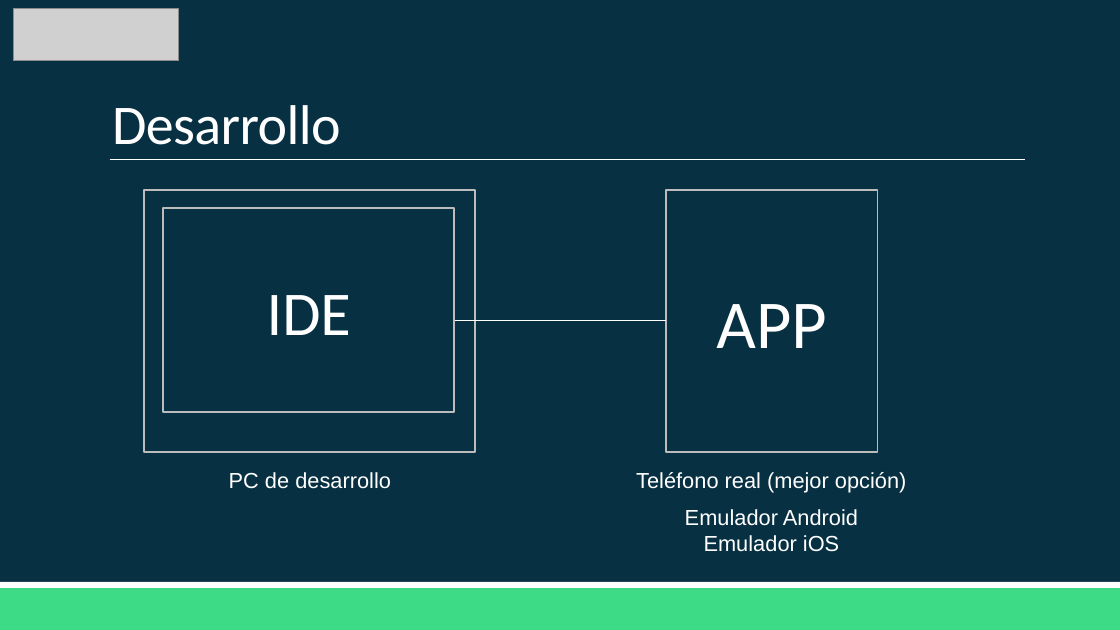
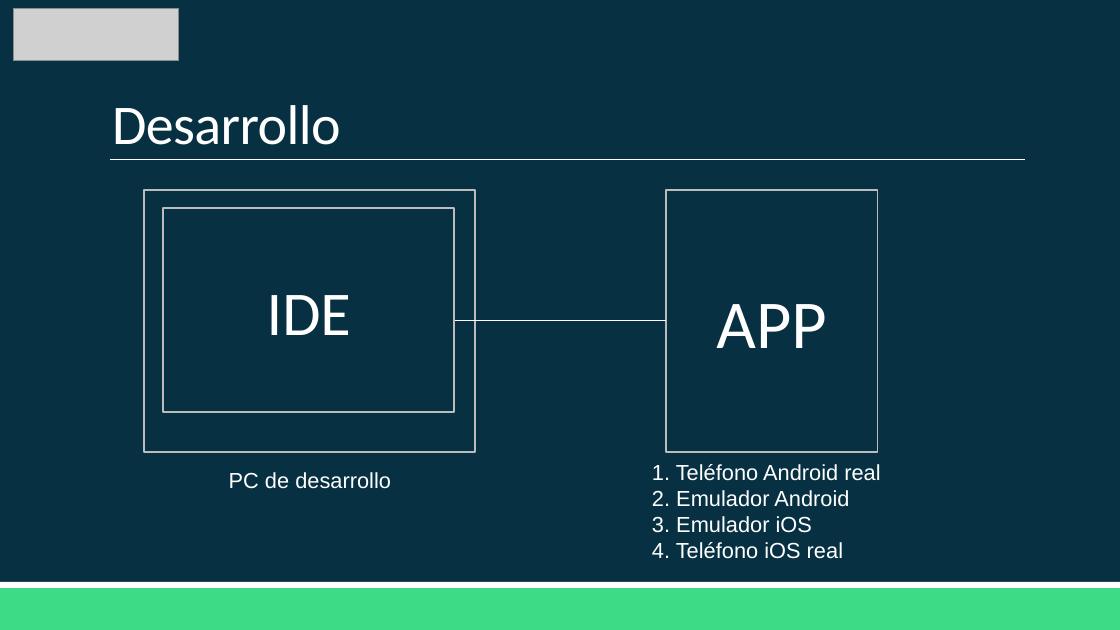
Before and after one commit to Juli0931/AppMoviles241, a slide deck: slide 41 of 0. Curso/Curso.pptx. Drawn at 1120x630 pixels with LibreOffice and Linux fonts; fonts in the diff are those of the drawing; grey boxes stand for pictures. Boxes give left, top, right and bottom in pixels: in the first picture for what was removed or moved away, otherwise in the second. Text is boxed around its words. In the diff, an @@ line names an element or a change of style, - is before the commit and + after.

```diff
--- a/0. Curso/Curso.pptx
+++ b/0. Curso/Curso.pptx
@@ text at box(652, 464, 880, 559): text changed @@
-Teléfono real (mejor opción)
+1. Teléfono Android real
+2. Emulador Android
+3. Emulador iOS
+4. Teléfono iOS real
@@ text removed at box(685, 509, 858, 552) @@
-Emulador Android
-Emulador iOS
```
Also in this commit, not shown: 1 other slide changed, 5 other files.
